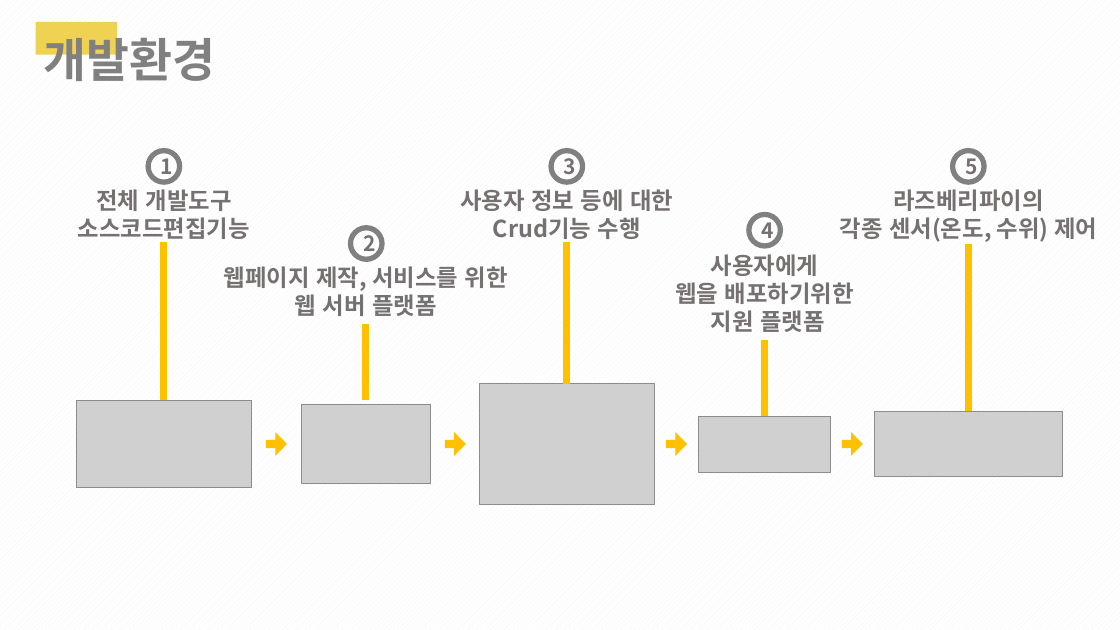
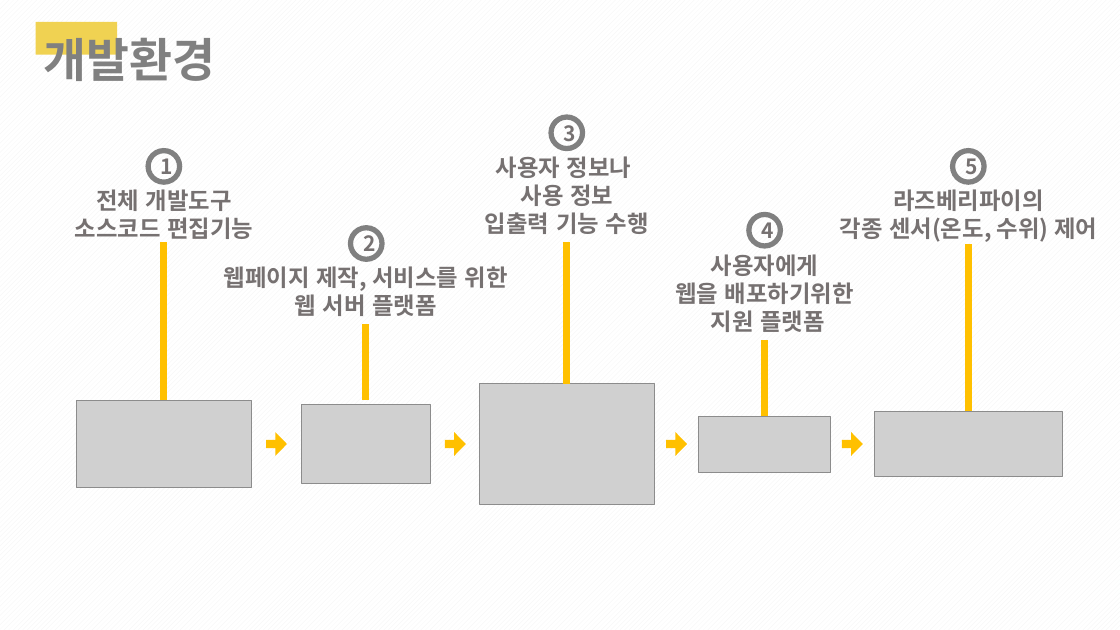
Before and after one commit to 1team-CapstonDesign1/weekly_Report, a slide deck: slide 8 of Week_13/1조_13주차_cd_발표PPT.pptx. Drawn at 1120x630 pixels with LibreOffice and Linux fonts; fonts in the diff are those of the drawing; grey boxes stand for pictures. Boxes give left, top, right and bottom in pixels: in the first picture for what was removed or moved away, otherwise in the second. Text is boxed around its words. In the diff, an @@ line names an element or a change of style, - is before the commit and + after.

```diff
--- a/Week_13/1조_13주차_cd_발표PPT.pptx
+++ b/Week_13/1조_13주차_cd_발표PPT.pptx
@@ ellipse "3": place and size @@
-ellipse "3" at [551, 150, 583, 182]
+ellipse "3" at [551, 117, 583, 149]
@@ text at [485, 156, 649, 234]: text changed @@
-사용자 정보 등에 대한
-Crud기능 수행
+사용자 정보나
+사용 정보
+입출력 기능 수행
@@ text at [75, 217, 253, 244]: spaces changed @@
-소스코드편집기능
+소스코드 편집기능
```
Also in this commit, not shown: 11 other slides changed, 2 other files.
